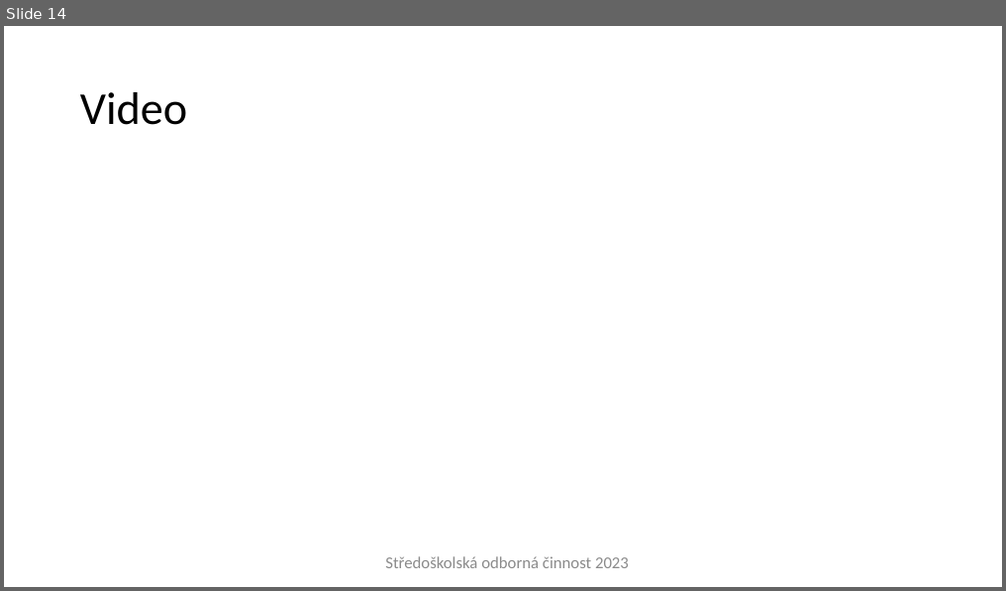
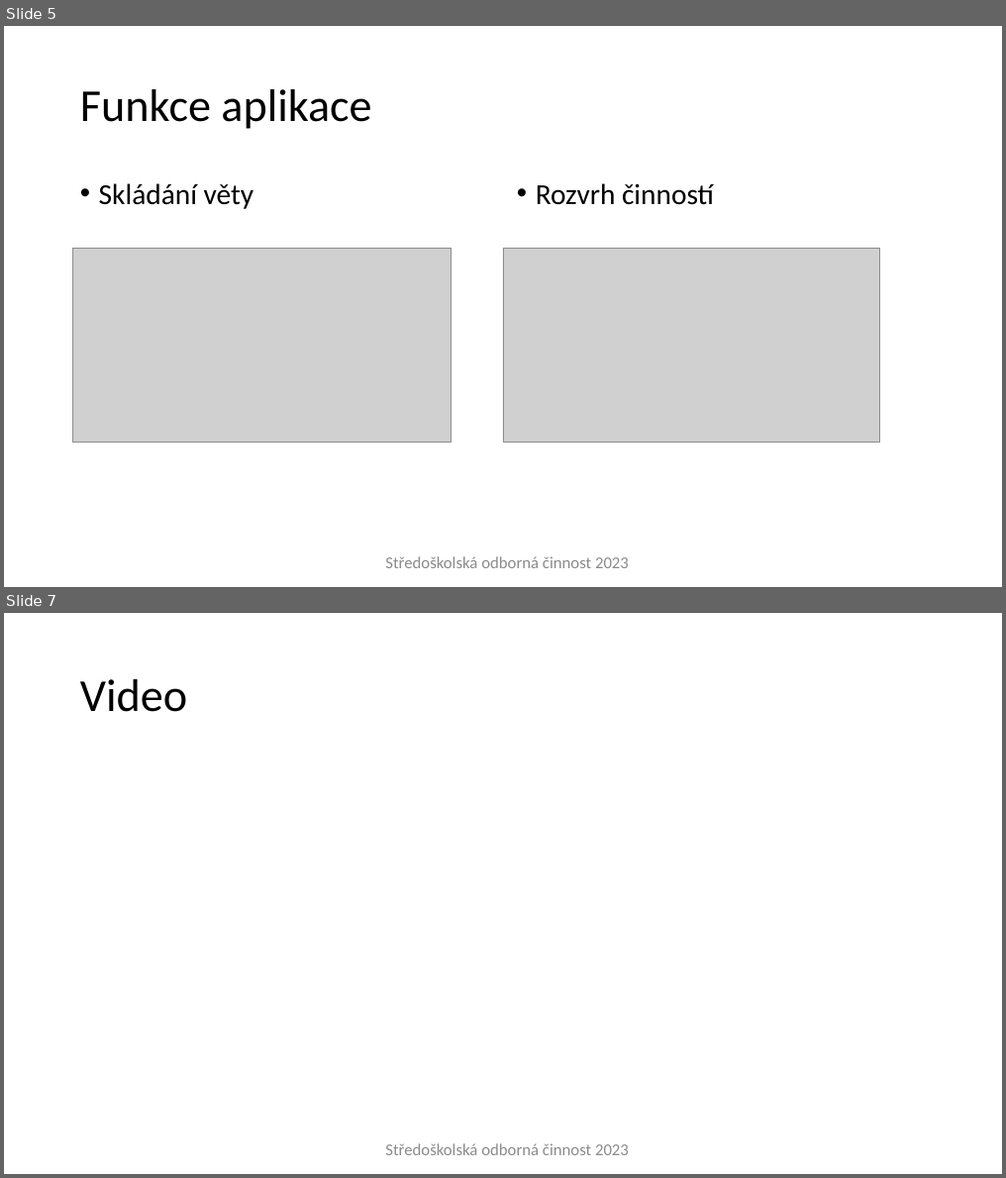
Before and after one commit to gyarab/Aplikace-Domluv-se, a slide deck: soc prezentace.pptx. Shown one above the other, each under a label of ours: slide 14 before the commit, slides 5 and 7 after it; the slides between them are not shown. The pictures are 1006x591 and 1006x1178 pixels, drawn with LibreOffice and Linux fonts; fonts in the diff are those of the drawing; grey boxes stand for pictures; background and template pictures are left out. Boxes give left, top, right and bottom in pixels: in the first picture for what was removed or moved away, otherwise in the second. Text is boxed around its words. In the diff, an @@ line names an element or a change of style, - is before the commit and + after.

```diff
--- a/soc prezentace.pptx
+++ b/soc prezentace.pptx
@@ slide 5 added at <box>4,26,1002,587</box>, background #FFFFFF @@
@@ title added at <box>80,89,371,129</box>, 44 pt, text #000000 @@
+Funkce aplikace
@@ text added at <box>99,183,254,209</box>, 28 pt, text #000000 @@
+• Skládání věty
@@ text added at <box>536,183,714,205</box>, 28 pt, text #000000 @@
+• Rozvrh činností
@@ picture added at <box>73,249,450,442</box> @@
@@ picture added at <box>503,249,880,442</box> @@
@@ rectangle added at <box>377,548,638,577</box>, outline #FFFFFF 0.75 pt, 16 pt, text #8C8C8C @@
+Středoškolská odborná činnost 2023
@@ what was slide 14 is now slide 7 @@
```
Also in this commit, not shown: 5 slides changed, 5 other slides added, 9 slides removed.
